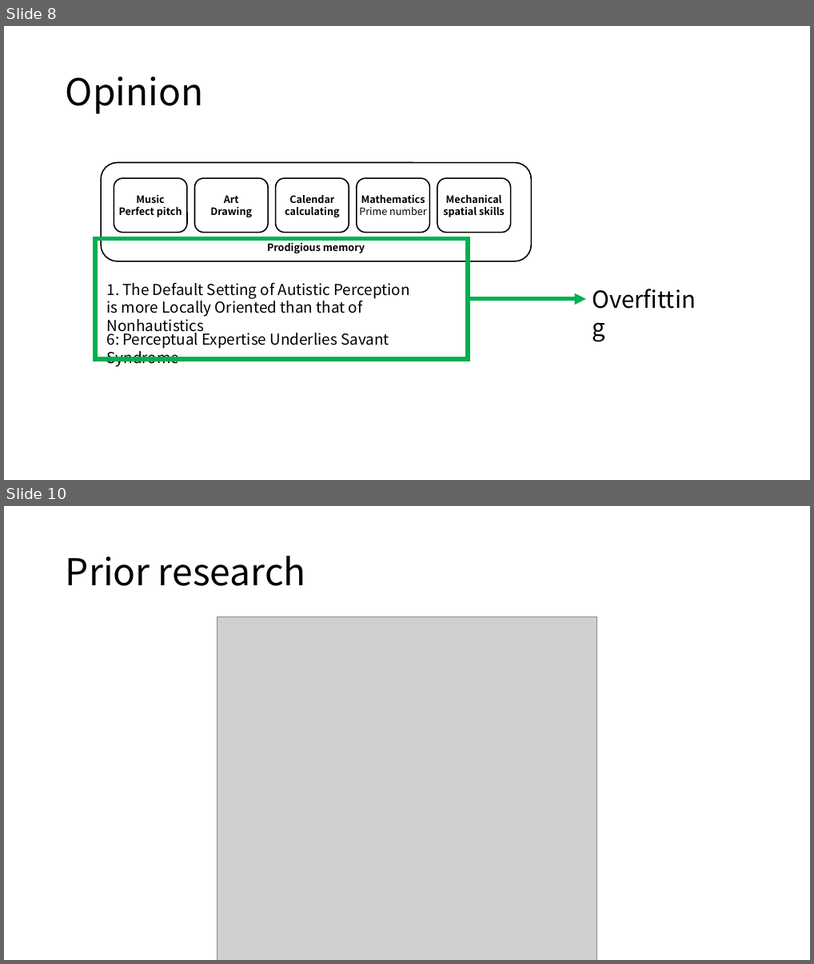
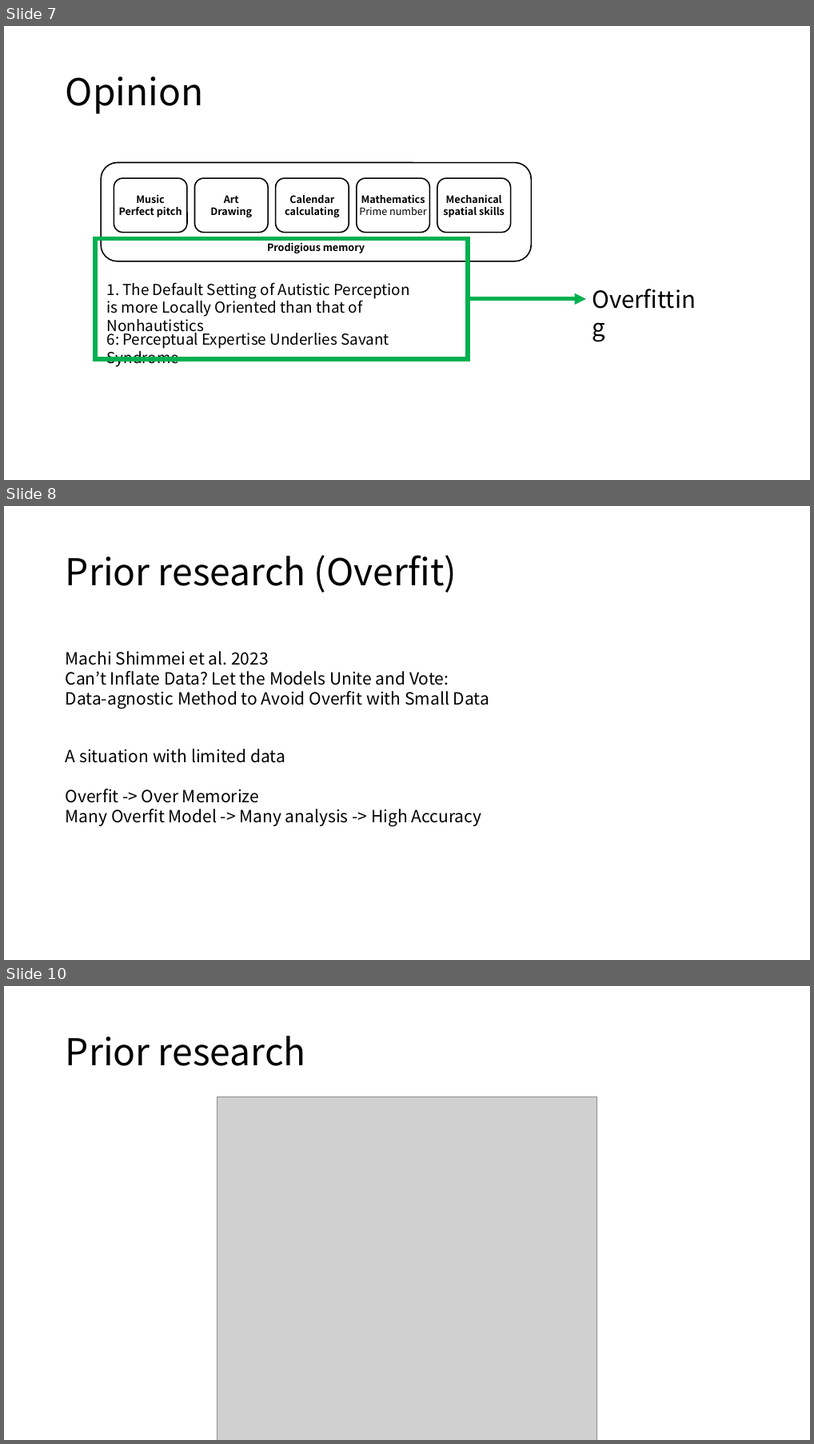
Before and after one commit to topaz11100/PROGRESS, a slide deck: 2_0729/0729_progress.pptx. Shown one above the other, each under a label of ours: slides 8 and 10 before the commit, slides 7, 8 and 10 after it; the slides between them are not shown. The pictures are 814x964 and 814x1444 pixels, drawn with LibreOffice and Linux fonts; fonts in the diff are those of the drawing; grey boxes stand for pictures. Boxes give left, top, right and bottom in pixels: in the first picture for what was removed or moved away, otherwise in the second. Text is boxed around its words. In the diff, an @@ line names an element or a change of style, - is before the commit and + after.

```diff
--- a/2_0729/0729_progress.pptx
+++ b/2_0729/0729_progress.pptx
@@ slide 8 added at box(4, 506, 810, 960), background #FFFFFF @@
@@ title added at box(66, 555, 457, 592), 44 pt, text #000000 @@
+Prior research (Overfit)
@@ text added at box(66, 651, 490, 708), 20 pt, text #000000 @@
+Machi Shimmei et al. 2023
+Can’t Inflate Data? Let the Models Unite and Vote:
+Data-agnostic Method to Avoid Overfit with Small Data
@@ text added at box(66, 748, 482, 827), 20 pt, text #000000 @@
+A situation with limited data
+Overfit -> Over Memorize
+Many Overfit Model -> Many analysis -> High Accuracy
@@ what was slide 8 is now slide 7 @@
```
Also in this commit, not shown: 3 slides changed, 1 other slide added, 2 slides removed, 4 other files.
